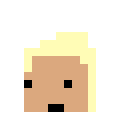
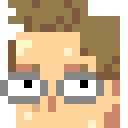
Two versions of the same layered image (w=128, h=128). Layer-by-layer changes:
added layer "Layer 4" above "Layer 3" over bbox(0, 0, 120, 128)
